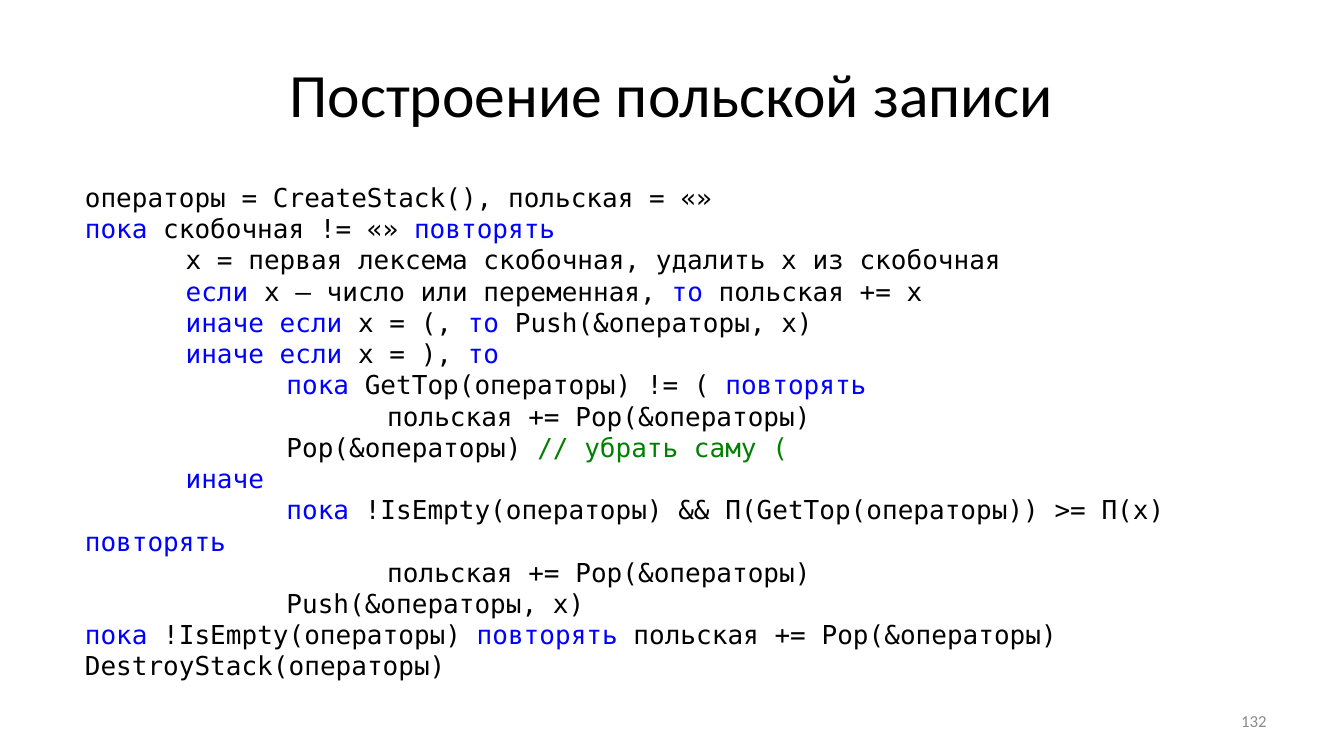
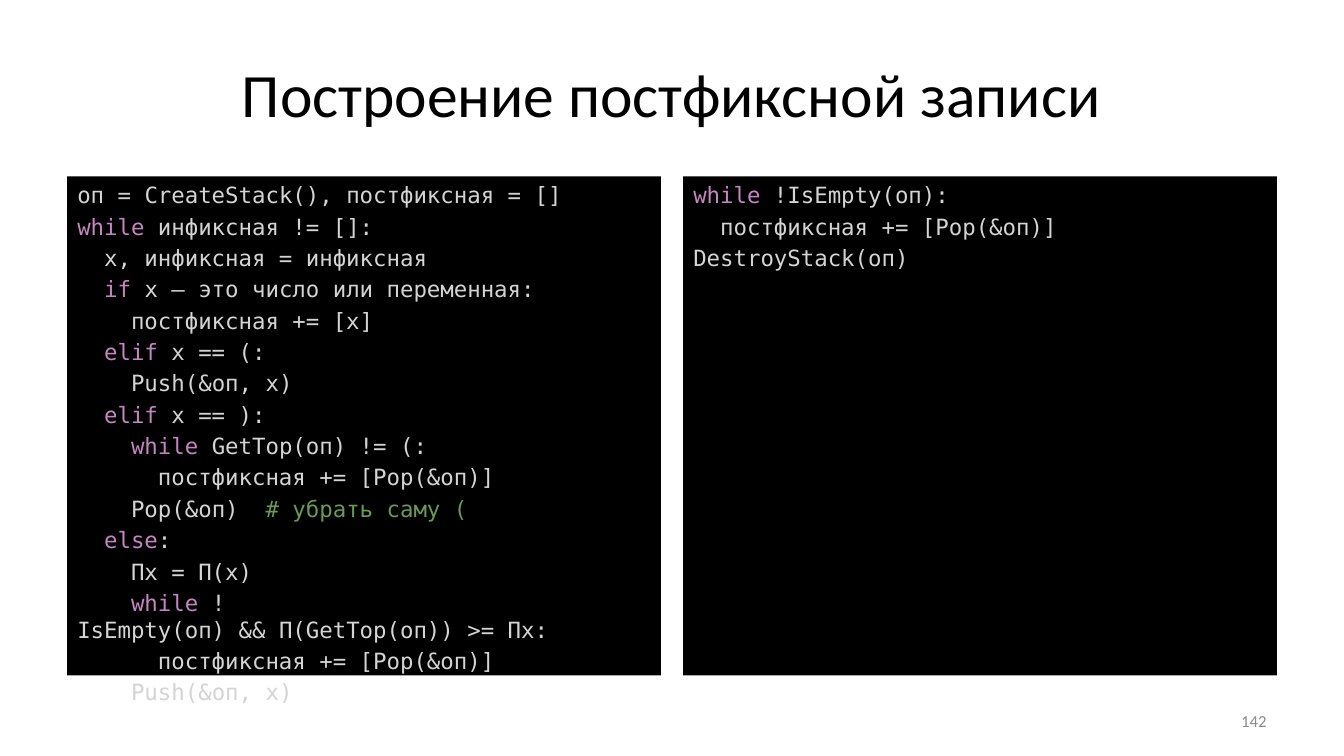
Before and after one commit to Evgueni-Petrov-aka-espetrov/Algorithms-and-Programming-in-C-pptx, a slide deck: slide 142 of 08 Списки.pptx (slide 132 before the commit). Drawn at 1344x756 pixels with LibreOffice and Linux fonts; fonts in the diff are those of the drawing. Boxes give left, top, right and bottom in pixels: in the first picture for what was removed or moved away, otherwise in the second. Text is boxed around its words. In the diff, an @@ line names an element or a change of style, - is before the commit and + after.

```diff
--- a/08 Списки.pptx
+++ b/08 Списки.pptx
@@ title at (x1=242, y1=75, x2=1100, y2=127): text changed @@
-Построение польской записи
+Построение постфиксной записи
@@ text "оп = CreateStack(), постфиксная = ..." resized from (x1=85, y1=187, x2=1165, y2=681) to (x1=68, y1=176, x2=661, y2=676) @@
@@ text "оп = CreateStack(), постфиксная = ..." at (x1=68, y1=176, x2=661, y2=676): fill none to #000000 @@
@@ text added at (x1=684, y1=176, x2=1277, y2=676), fill #000000, 16 pt, text #D4D4D4 @@
+while !IsEmpty(оп):
+постфиксная += [Pop(&оп)]
+DestroyStack(оп)
@@ text at (x1=77, y1=186, x2=548, y2=674): text changed; size 18.6 to 16 pt; text colour #000000 to #D4D4D4 @@
-операторы = CreateStack(), польская = «»
-пока скобочная != «» повторять
-х = первая лексема скобочная, удалить х из скобочная
-если х – число или переменная, то польская += х
-иначе если х = (, то Push(&операторы, х)
-иначе если х = ), то
-пока GetTop(операторы) != ( повторять
-польская += Pop(&операторы)
-Pop(&операторы) // убрать саму (
-иначе
-пока !IsEmpty(операторы) && П(GetTop(операторы)) >= П(х) повторять
-польская += Pop(&операторы)
-Push(&операторы, х)
-пока !IsEmpty(операторы) повторять польская += Pop(&операторы)
-DestroyStack(операторы)
+оп = CreateStack(), постфиксная = []
+while инфиксная != []:
+х, инфиксная = инфиксная
+if х – это число или переменная:
+постфиксная += [х]
+elif х == (:
+Push(&оп, х)
+elif х == ):
+while GetTop(оп) != (:
+постфиксная += [Pop(&оп)]
+Pop(&оп) # убрать саму (
+else:
+Пх = П(x)
+while !IsEmpty(оп) && П(GetTop(оп)) >= Пх:
+постфиксная += [Pop(&оп)]
+Push(&оп, х)
@@ page number at (x1=1241, y1=716, x2=1266, y2=727): text changed @@
-132
+142
```
Also in this commit, not shown: 6 other slides changed, 27 slides added, 8 slides removed.
